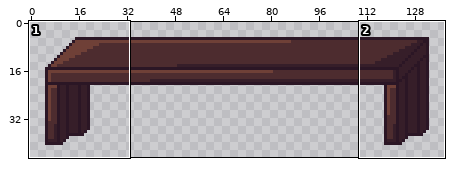
Two versions of one pixel-art file, Biogenesis_SNZA/Assets/Sprites/Maps/Props/Taller_khione/mesa.aseprite. Above: a wide view before the commit, with the close-up outlined.
Close-up. First the earlier version:
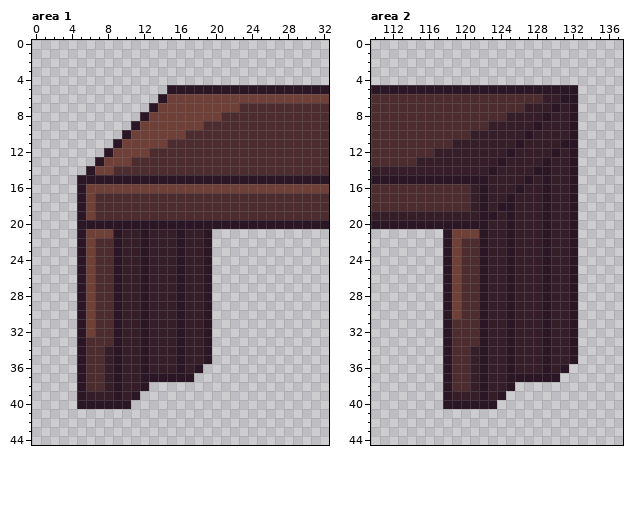
138x45 pixels, 1 frame. Shown: area 1: x 0..32, y 0..44; area 2: x 110..137, y 0..44. The commit also changed other parts of the picture, which this record leaves out.
The same view after the edit:
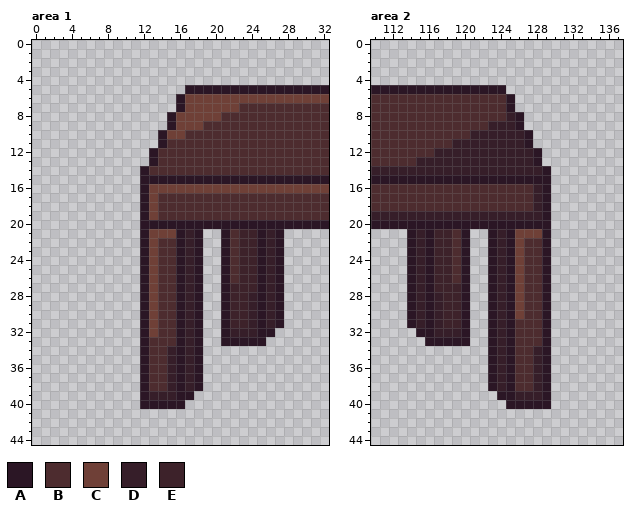
Palette (. is transparent): A #2b1625  B #4d2c2f  C #6f4037  D #361e29  E #3d222a
Edits made:
Area 1:
y 5: x 15..16 AA -> ..
y 6: x 14..16 ACC -> ..A
y 7: x 13..16 ACCC -> ...A
y 8: x 12..15 ACCC -> ...A
y 9: x 11..15 ACCCC -> ....A
y 10: x 10..14 ACCCC -> ....A
y 11: x 9..14 ACCCCC -> .....A
y 12: x 8..13 ACCCCB -> .....A
y 13: x 7..13 ACCCBBB -> ......A
y 14: x 6..12 ACCBBBB -> ......A
y 15: x 5..11 AAAAAAA -> .......
y 16: x 5..12 ACCCCCCC -> .......A
y 17..19: x 5..13 ACBBBBBBB -> .......AC
y 20: x 5..11 AAAAAAA -> .......
y 21: x 5..11 ACCCADD -> .......; x 13..15 DDD -> CCC; x 18..19 DA -> A.; x 21..27 ....... -> ABEEADA
y 22..26: x 5..11 ACBBADD -> .......; x 13..15 DDD -> CBB; x 18..19 DA -> A.; x 21..27 ....... -> ABEEADA
y 27: x 5..11 ACBBADD -> .......; x 13..15 DDD -> CBB; x 18..19 DA -> A.; x 21..27 ....... -> AEEEADA
y 28..31: x 5..11 ACBBADD -> .......; x 13..15 DDD -> CBB; x 18..19 DA -> A.; x 21..27 ....... -> AEEDADA
y 32: x 5..11 ACBBADD -> .......; x 13..15 DDD -> CBB; x 18..19 DA -> A.; x 21..26 ...... -> ADDDAA
y 33: x 5..11 ABBBADD -> .......; x 13..15 DDD -> BBB; x 18..19 DA -> A.; x 21..25 ..... -> AAAAA
y 34..35: x 5..11 ABBDADD -> .......; x 13..14 DD -> BB; x 18..19 DA -> A.
y 36: x 5..11 ABBDADD -> .......; x 13..14 DD -> BB
y 37: x 5..11 ABBDADD -> .......; x 13..15 AAA -> BBD; x 17..18 A. -> DA
y 38: x 5..11 ABBDADD -> .......; x 13..18 ...... -> BBDADA
y 39: x 5..17 ADDDADA...... -> .......ADDDAA
y 40: x 5..10 AAAAAA -> ......; x 12..16 ..... -> AAAAA
Area 2:
y 5: x 125..132 AAAAAAAA -> ........
y 6: x 125..132 BBBBDDAA -> A.......
y 7: x 125..132 BBDDDADA -> A.......
y 8: x 126..132 DDDADDA -> A......
y 9: x 126..132 DDADDDA -> A......
y 10: x 128..132 DDDDA -> .....
y 11: x 126..132 ADDDDAA -> DA.....
y 12: x 125 A -> D; x 128..132 DDADA -> A....
y 13: x 124 A -> D; x 128..132 DADDA -> A....
y 14: x 123 A -> D; x 128 A -> D; x 130..132 DDA -> ...
y 15: x 123..126 DDDD -> AAAA; x 128 D -> A; x 130..132 DDA -> ...
y 16: x 121..127 DADDDAD -> BBBBBBB; x 130..132 DDA -> ...
y 17: x 121..127 DADDADD -> BBBBBBB; x 130..132 DDA -> ...
y 18: x 121..127 DADAADD -> BBBBBBB; x 130..132 DDA -> ...
y 19: x 122..123 AA -> DD; x 125 A -> D; x 130..132 DDA -> ...
y 20: x 123..124 DD -> AA; x 126..128 DDD -> AAA; x 130..132 DDA -> ...
y 21: x 114..123 ....ACCCAD -> ADAEEBA..A; x 126..128 DDD -> CCC; x 130..132 DDA -> ...
y 22..26: x 114..123 ....ACBBAD -> ADAEEBA..A; x 126..128 DDD -> CBB; x 130..132 DDA -> ...
y 27: x 114..123 ....ACBBAD -> ADAEEEA..A; x 126..128 DDD -> CBB; x 130..132 DDA -> ...
y 28..30: x 114..123 ....ACBBAD -> ADADEEA..A; x 126..128 DDD -> CBB; x 130..132 DDA -> ...
y 31: x 114..123 ....ABBBAD -> ADADEEA..A; x 126..128 DDD -> BBB; x 130..132 DDA -> ...
y 32: x 115..123 ...ABBBAD -> AADDDA..A; x 126..128 DDD -> BBB; x 130..132 DDA -> ...
y 33: x 116..117 .. -> AA; x 119..123 BBBAD -> AA..A; x 126..128 DDD -> BBB; x 130..132 DDA -> ...
y 34..35: x 118..123 ABBDAD -> .....A; x 126..127 DD -> BB; x 130..132 DDA -> ...
y 36: x 118..123 ABBDAD -> .....A; x 126..127 DD -> BB; x 130..131 DA -> ..
y 37: x 118..123 ABBDAD -> .....A; x 126..128 AAA -> BBD; x 130 A -> .
y 38: x 118..123 ABBDAD -> .....A; x 126..129 .... -> BBDA
y 39: x 118..123 ADDDAD -> ......; x 125..129 ..... -> ADDDA
y 40: x 118..123 AAAAAA -> ......; x 125..129 ..... -> AAAAA
